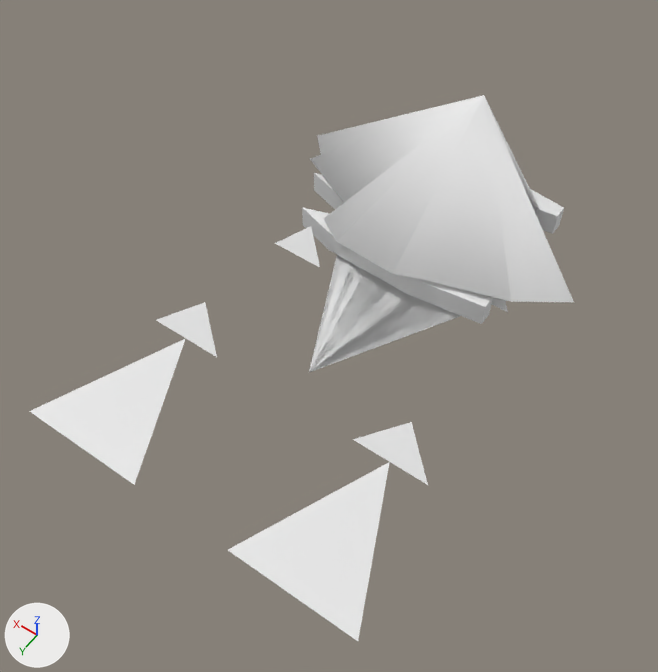
A saved change to the OBJ model GameData/Meshes/Designs/cryo/cryo_freighter_mk2_31.obj.
Both versions are drawn from a camera (50 mm lens) standing at (-4.31, 8.49, 9.79) and looking at (0.26, 2.09, -0.28). Arrows for +X, +Y and +Z are at lower left; the lights stay in place. The first picture is the older version. Where no turn or scale is listed for an object, it has been applied to the vertices. Vertices at exactly the same position are counted once.

Names of what the first picture shows: 'cryo_freighter_mk2_31'.
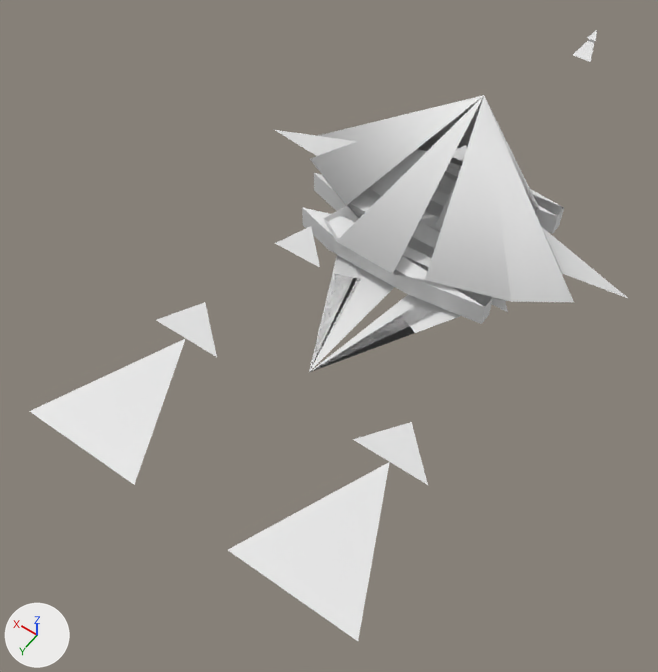
The change, as a list of edits to the scene's bpy script:
```text
Change me_cryo_freighter_mk2_31:
    used by ob_cryo_freighter_mk2_31; location = (0.0, 0.0, 0.0)
    verts and faces of me_cryo_freighter_mk2_31; kept vertices keep their numbers, new ones are numbered from 121
    remove me_cryo_freighter_mk2_31.from_pydata(...)  # 121 vertices, 151 faces; spans x -2.55..2.55, y -1.5..5.48, z 0.0..1.87
    add me_cryo_freighter_mk2_31.from_pydata(...)  # 139 vertices, 140 faces; spans x -2.98..2.98, y -5.5..5.48, z 0.0..1.87
    me_cryo_freighter_mk2_31 part 1
    17 faces are deleted
    12 vertices are added at x -2.98..2.98, y -0.9..0.9, z 0.08..1.22
    4 new faces join them
    me_cryo_freighter_mk2_31 part 2
    add verts[121] = (-0.18, -5.06, 0.28)  # pixel (590, 62)
    add verts[122] = (0.18, -5.06, 0.28)  # pixel (572, 54)
    add verts[123] = (0.0, -5.5, 0.56)  # pixel (596, 32)
    add verts[124] = (-0.09, -5.34, 0.51)  # pixel (595, 41)
    add verts[125] = (0.09, -5.34, 0.51)  # pixel (586, 37)
    add verts[126] = (0.0, -5.5, 0.61)  # pixel (596, 29)
    add faces += [(121, 122, 123), (124, 125, 126)]
```

Changed parts and their boxes (x1, y1, x2, y2) in the pictures (658 x 672 px):
'cryo_freighter_mk2_31', reshaped (10% wider, 12% taller): before (29, 95, 574, 641); after (29, 30, 629, 641)
part 1 of me_cryo_freighter_mk2_31, cut back: before (309, 96, 564, 372); after (275, 130, 629, 299)
part 2 of me_cryo_freighter_mk2_31, added: after (573, 30, 597, 62)
